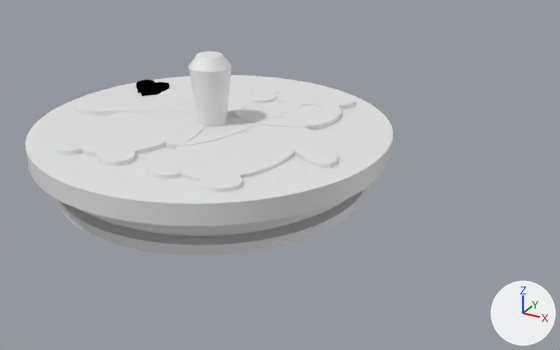
What one commit did to the Blender file blender/panda_rahmen.blend.
The view is the same before and after, from a 50 mm camera at (10.31, -15.24, 6.89) aimed at (1.69, 0.45, -0.95). The lights are fixed; the arrows at lower right show +X, +Y and +Z. The first picture is the older version.

In view in the first picture: 'deckel', 'panden', 'path179', 'path179.001'.
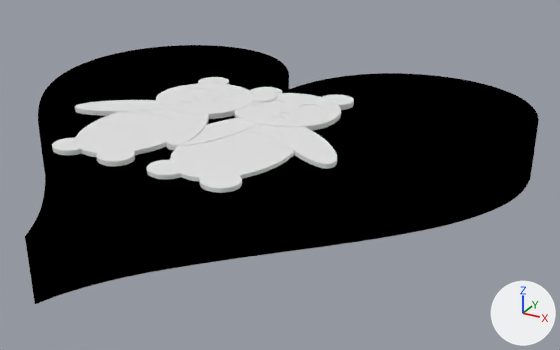
Commit message: Added heart box stl for testing

Changed parts and their boxes [x1, y1, x2, y2] in the pictures (560 x 350 px):
'herz_box_bot', added (black)
    after: [25, 45, 539, 304]
'deckel', hidden
    before: [25, 51, 393, 255]
'path179.001', hidden
    before: [140, 82, 169, 96]
'path179', hidden
    before: [136, 80, 169, 93]

The change, as a list of edits to the scene's bpy script:
```text
Add me_path179_004:
    me_path179_004.from_pydata(...)  # 912 vertices, 1364 faces; spans x -0.493..0.498, y -0.532..0.428, z 0.197..0.3
    me_path179_004.materials.append(mat_svgmat_001)  # black #000000
Change ob_deckel:
    add ob_deckel.hide_set(True)
Change ob_path179:
    add ob_path179.hide_set(True)
Change ob_path179_001:
    add ob_path179_001.hide_set(True)
Add ob_herz_box_bot:
    ob_herz_box_bot = bpy.data.objects.new('herz_box_bot', me_path179_004)
    ob_herz_box_bot.location = (0.11, 1.0, -4.05)
    ob_herz_box_bot.scale = (14.1, 14.1, 14.1)
```
